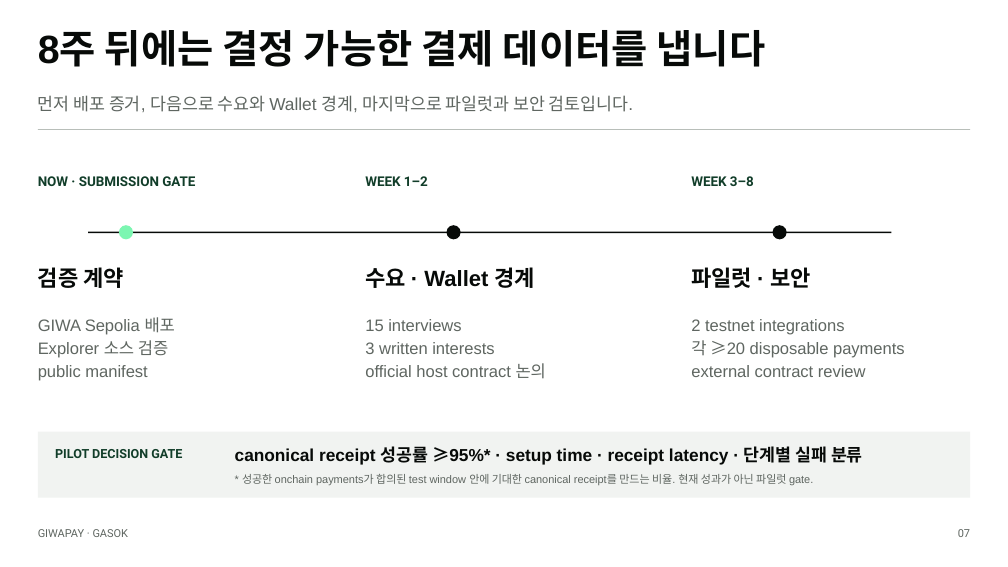
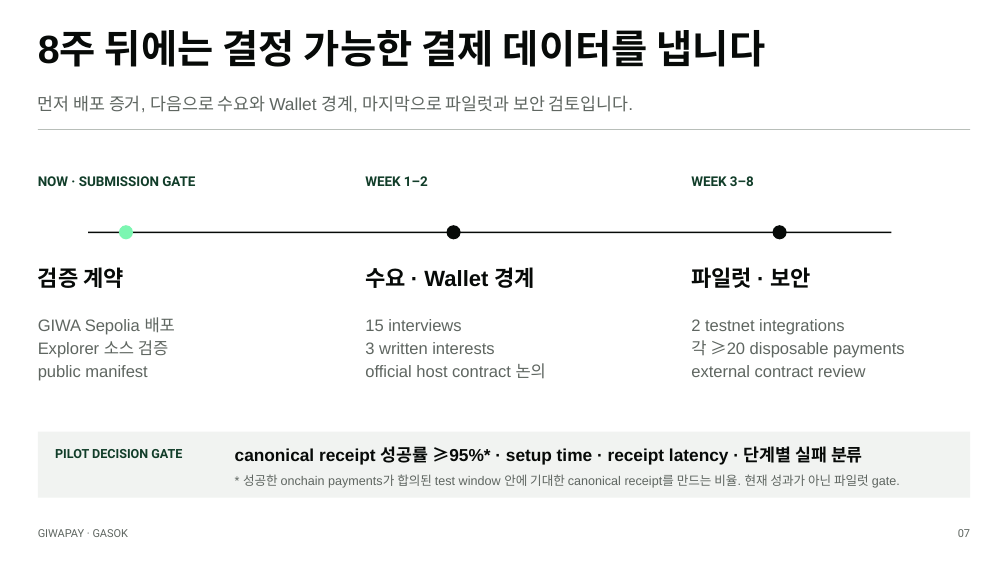
Before and after one commit to eomyunsig-debug/giwapay, a slide deck: slide 7 of docs/pitch/GiwaPay-GASOK-Pitch-Deck.pptx. Drawn at 1008x567 pixels with LibreOffice and Linux fonts; fonts in the diff are those of the drawing. Boxes give left, top, right and bottom in pixels: in the first picture for what was removed or moved away, otherwise in the second. Text is boxed around its words. In the diff, an @@ line names an element or a change of style, - is before the commit and + after.

```diff
--- a/docs/pitch/GiwaPay-GASOK-Pitch-Deck.pptx
+++ b/docs/pitch/GiwaPay-GASOK-Pitch-Deck.pptx
@@ text "* 성공한 onchain payments가 합의된 ..." at (243, 474, 900, 488): size 10.5 to 12 pt @@
```
Also in this commit, not shown: 5 other slides changed, 27 other files.
